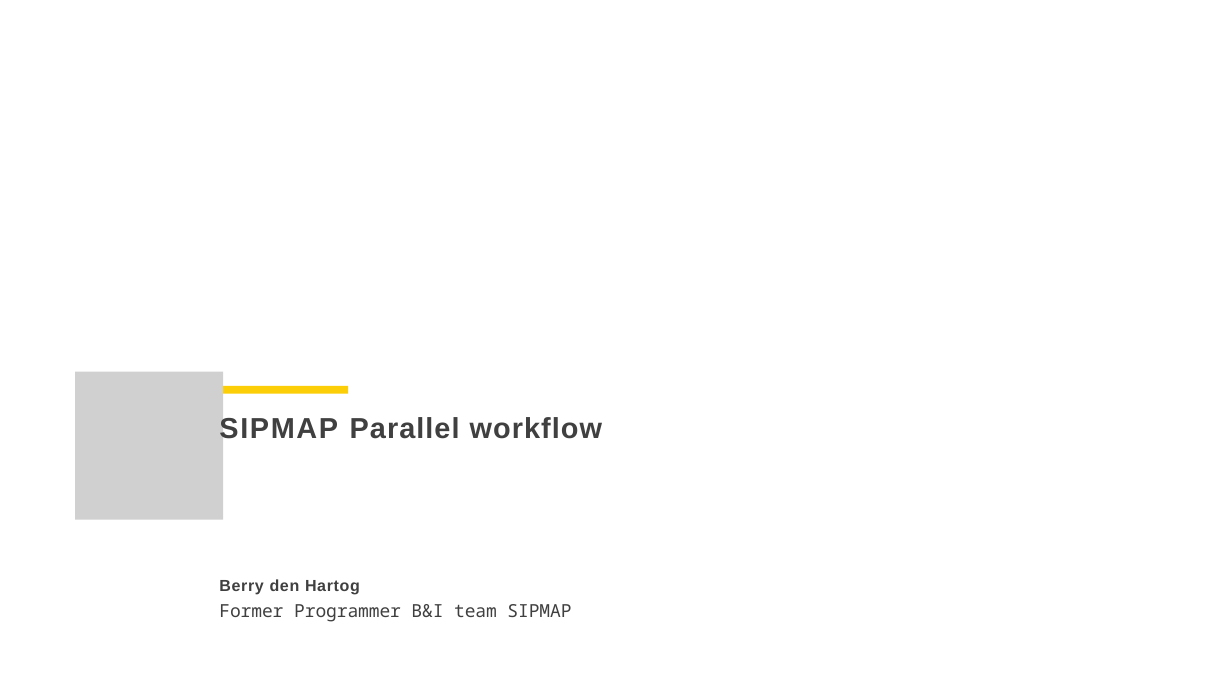
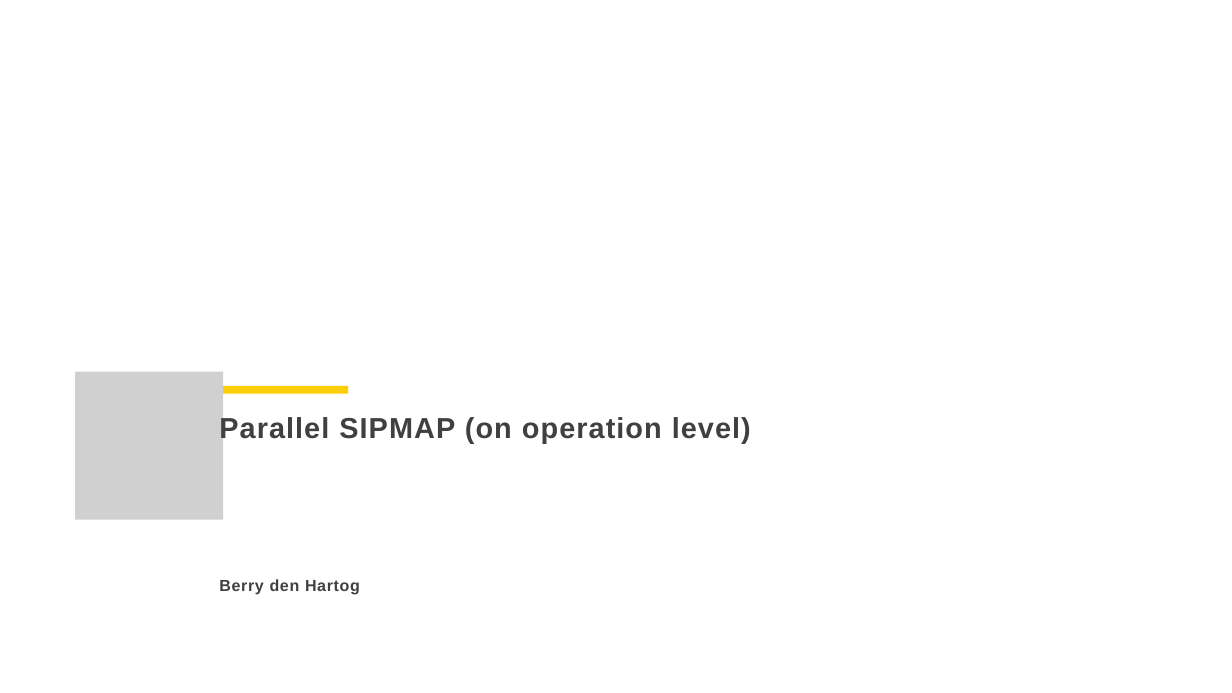
Before and after one commit to berrydenhartog/SIPMAP, a slide deck: slide 1 of shell.pptx. Drawn at 1232x693 pixels with LibreOffice and Linux fonts; fonts in the diff are those of the drawing; grey boxes stand for pictures. Boxes give left, top, right and bottom in pixels: in the first picture for what was removed or moved away, otherwise in the second. Text is boxed around its words. In the diff, an @@ line names an element or a change of style, - is before the commit and + after.

```diff
--- a/shell.pptx
+++ b/shell.pptx
@@ text at <box>219,416,751,444</box>: text changed @@
-SIPMAP Parallel workflow
+Parallel SIPMAP (on operation level)
@@ text at <box>219,604,571,622</box>: paragraph removed @@
-Former Programmer B&I team SIPMAP
```
Also in this commit, not shown: 7 other slides changed, 7 slides added, 4 other files.
